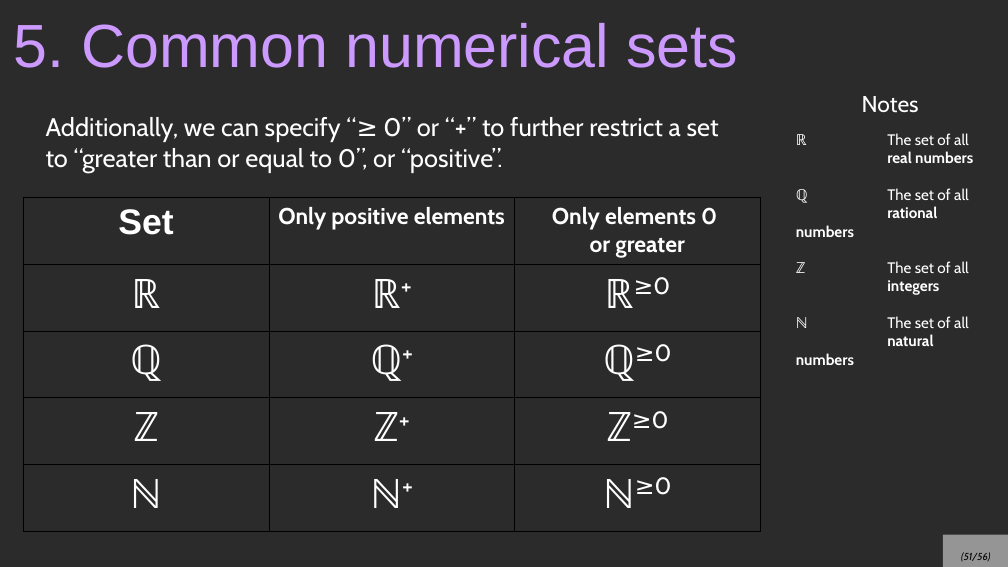
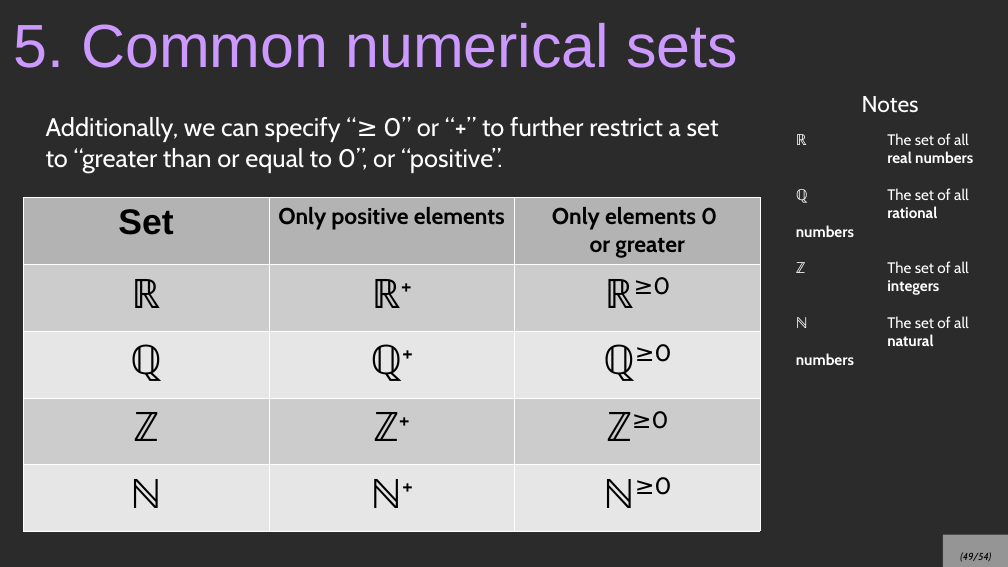
Before and after one commit to nguyenchithien/CS210-Discrete-Structures, a slide deck: slide 49 of Lectures/4_Predicates.odp (slide 51 before the commit). Drawn at 1008x567 pixels with LibreOffice and Linux fonts; fonts in the diff are those of the drawing; background and template pictures are left out; a plain dark background stands for a picture behind light text. Boxes give left, top, right and bottom in pixels: in the first picture for what was removed or moved away, otherwise in the second. Text is boxed around its words. In the diff, an @@ line names an element or a change of style, - is before the commit and + after.

```diff
--- a/Lectures/4_Predicates.odp
+++ b/Lectures/4_Predicates.odp
@@ table at bbox=[23, 198, 761, 531] @@
@@ fill none to #B3B3B3 in row 1 @@
@@ fill none to #CCCCCC in 6 cells @@
@@ fill none to #E6E6E6 in 6 cells @@
@@ text colour #FFFFFF to #000000 @@
@@ borders changed @@
@@ page number at bbox=[960, 552, 991, 562]: text changed @@
-(51/56)
+(49/54)
```
Also in this commit, not shown: 14 other slides changed, 2 slides removed, 3 other files.
